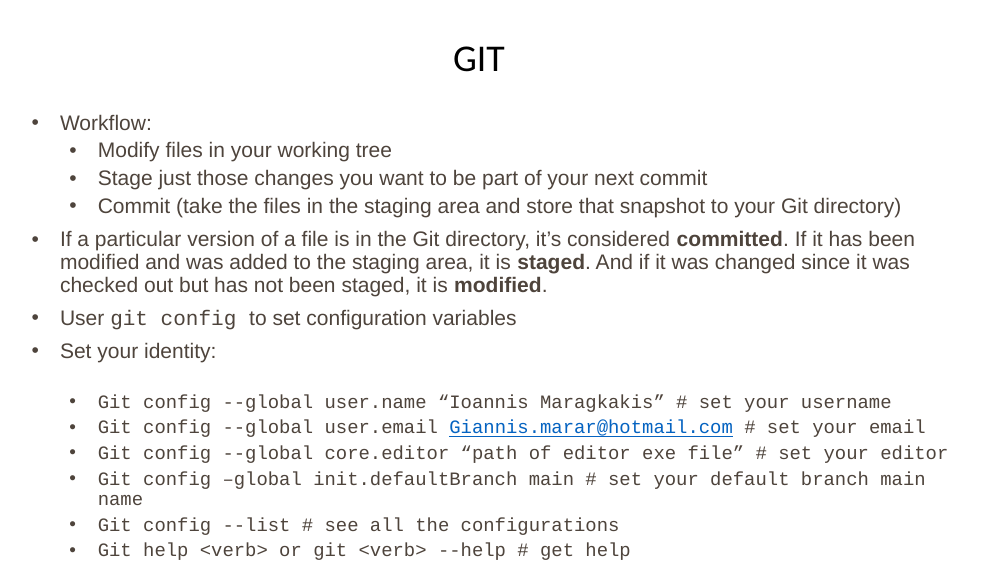
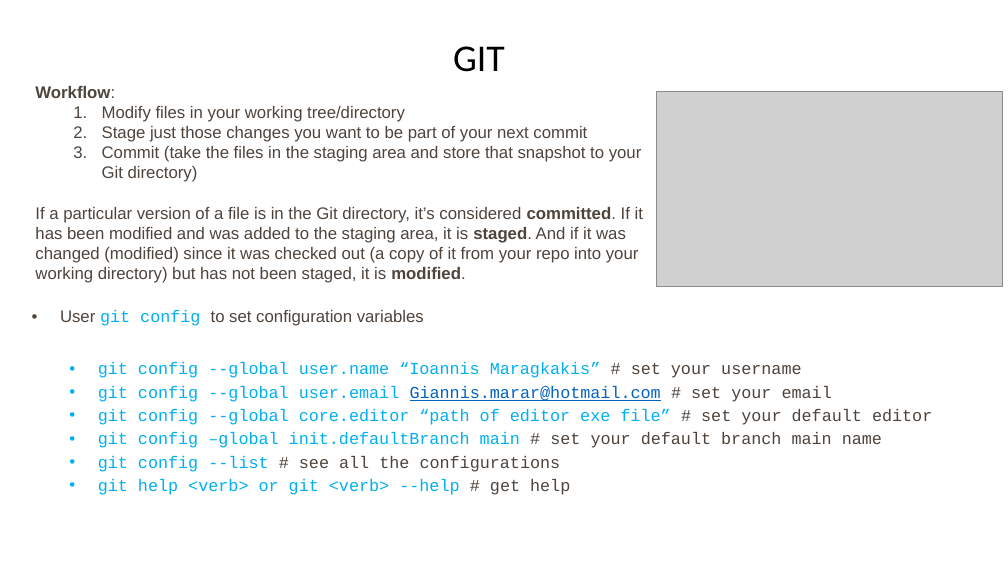
Before and after one commit to imarag/tutorials_content_imarag, a slide deck: slide 5 of GIT_tutorial.pptx (slide 4 before the commit). Drawn at 1008x567 pixels with LibreOffice and Linux fonts; fonts in the diff are those of the drawing; grey boxes stand for pictures. Boxes give left, top, right and bottom in pixels: in the first picture for what was removed or moved away, otherwise in the second. Text is boxed around its words. In the diff, an @@ line names an element or a change of style, - is before the commit and + after.

```diff
--- a/GIT_tutorial.pptx
+++ b/GIT_tutorial.pptx
@@ text added at <box>35,86,643,283</box>, 16 pt, text #4E443C @@
+Workflow:
+  1. Modify files in your working tree/directory
+  2. Stage just those changes you want to be part of your next commit
+  3. Commit (take the files in the staging area and store that snapshot to your Git directory)
+If a particular version of a file is in the Git directory, it’s considered committed. If it has been modified and was added to the staging area, it is staged. And if it was changed (modified) since it was checked out (a copy of it from your repo into your working directory) but has not been staged, it is modified.
@@ text at <box>60,114,915,296</box>: paragraphs removed @@
-• Workflow:
-  • Modify files in your working tree
-  • Stage just those changes you want to be part of your next commit
-  • Commit (take the files in the staging area and store that snapshot to your Git directory)
-• If a particular version of a file is in the Git directory, it’s considered committed. If it has been modified and was added to the staging area, it is staged. And if it was changed since it was checked out but has not been staged, it is modified.
@@ picture added at <box>656,91,1003,287</box> @@
@@ text "User git config to set ...": place and size @@
-text "User git config to set ..." at <box>60,114,948,560</box>
+text "User git config to set ..." at <box>60,310,932,495</box>
@@ text at <box>60,310,424,326</box>: size 20 to 16 pt in "User git config to set configuration variables"; text colour #4E443C to #00B0F0 in "git config" @@
@@ text at <box>98,362,932,495</box>: text changed; size 18 to 16 pt; text colour #4E443C to #00B0F0 @@
-• Set your identity:
-  • Git config --global user.name “Ioannis Maragkakis” # set your username
-  • Git config --global user.email Giannis.marar@hotmail.com # set your email
-  • Git config --global core.editor “path of editor exe file” # set your editor
-  • Git config –global init.defaultBranch main # set your default branch main name
-  • Git config --list # see all the configurations
-  • Git help <verb> or git <verb> --help # get help
+  • git config --global user.name “Ioannis Maragkakis” # set your username
+  • git config --global user.email Giannis.marar@hotmail.com # set your email
+  • git config --global core.editor “path of editor exe file” # set your default editor
+  • git config –global init.defaultBranch main # set your default branch main name
+  • git config --list # see all the configurations
+  • git help <verb> or git <verb> --help # get help
```
Also in this commit, not shown: 26 other slides changed, 21 slides added, 2 slides removed, 1 other file.
